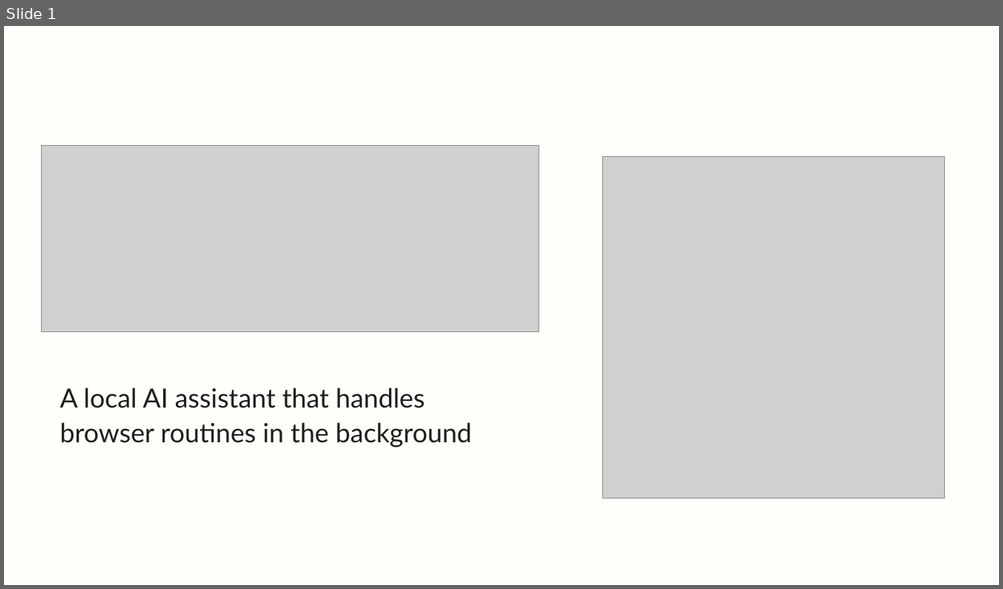
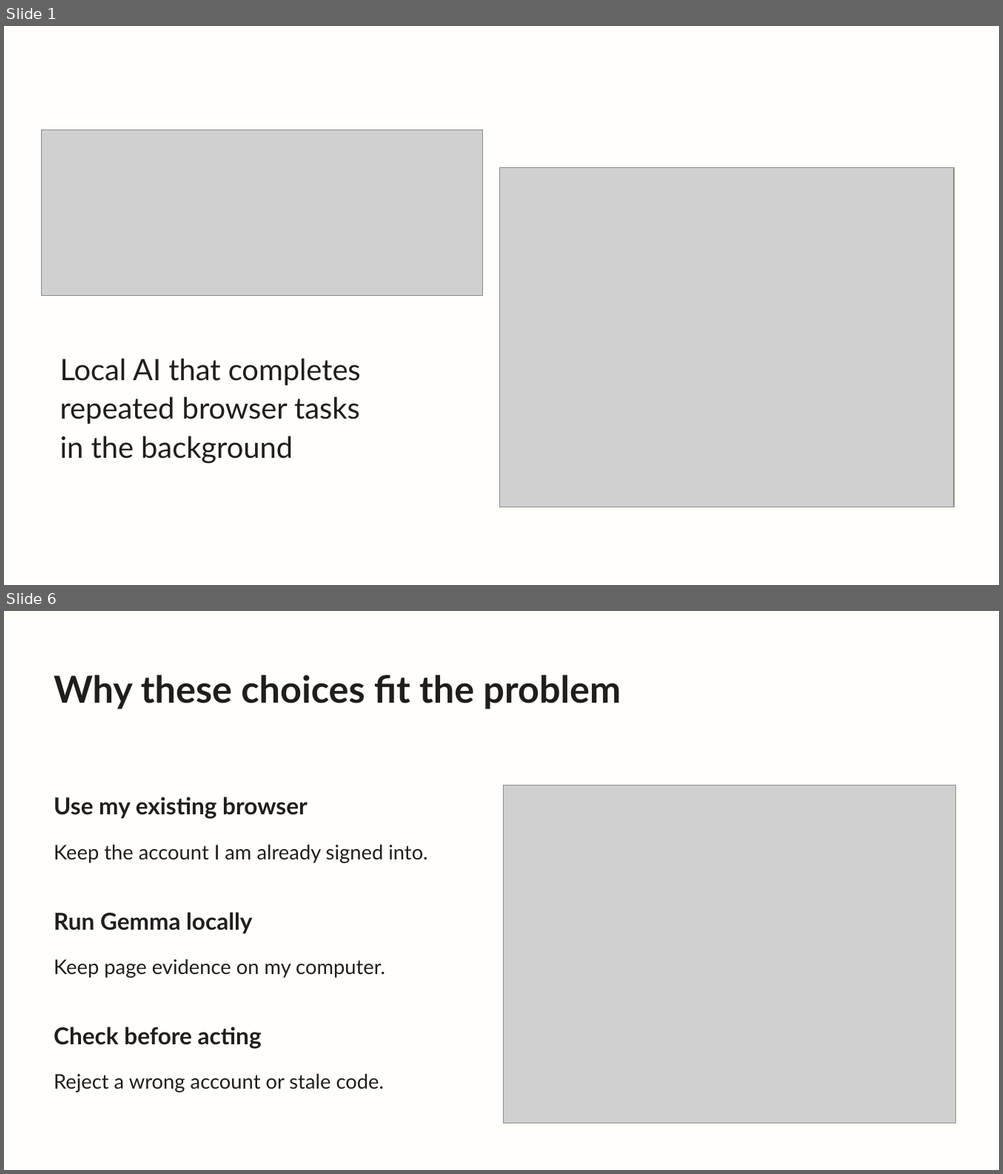
Before and after one commit to MLouchini/Kopi, a slide deck: docs/presentation/Kopi-Hackathon-Pitch.pptx. Shown one above the other, each under a label of ours: slide 1 before the commit, slides 1 and 6 after it; the slides between them are not shown. The pictures are 1003x589 and 1003x1174 pixels, drawn with LibreOffice and Linux fonts; fonts in the diff are those of the drawing; grey boxes stand for pictures. Boxes give left, top, right and bottom in pixels: in the first picture for what was removed or moved away, otherwise in the second. Text is boxed around its words. In the diff, an @@ line names an element or a change of style, - is before the commit and + after.

```diff
--- a/docs/presentation/Kopi-Hackathon-Pitch.pptx
+++ b/docs/presentation/Kopi-Hackathon-Pitch.pptx
@@ slide 6 added at (4, 611, 999, 1170), background #FFFEFA @@
@@ text added at (54, 675, 620, 709), 36 pt, text #201D1D, bold @@
+Why these choices fit the problem
@@ picture added at (504, 785, 956, 1124) @@
@@ text added at (54, 797, 307, 819), 22.5 pt, text #201D1D, bold @@
+Use my existing browser
@@ text added at (54, 845, 427, 863), 19.5 pt, text #201D1D @@
+Keep the account I am already signed into.
@@ text added at (54, 912, 252, 934), 22.5 pt, text #201D1D, bold @@
+Run Gemma locally
@@ text added at (54, 960, 385, 978), 19.5 pt, text #201D1D @@
+Keep page evidence on my computer.
@@ text added at (54, 1027, 262, 1049), 22.5 pt, text #201D1D, bold @@
+Check before acting
@@ text added at (54, 1074, 384, 1093), 19.5 pt, text #201D1D @@
+Reject a wrong account or stale code.
@@ slide 1 changed as well @@
@@ picture: place and size @@
-picture at (41, 145, 539, 332)
+picture at (41, 130, 483, 296)
@@ picture: place and size @@
-picture at (603, 156, 944, 498)
+picture at (500, 168, 954, 508)
@@ text at (60, 358, 361, 464): text changed; size 25.5 to 28.5 pt @@
-A local AI assistant that handles
-browser routines in the background
+Local AI that completes
+repeated browser tasks
+in the background
```
Also in this commit, not shown: 2 other slides changed, 4 other slides added, 5 slides removed, 10 other files.
